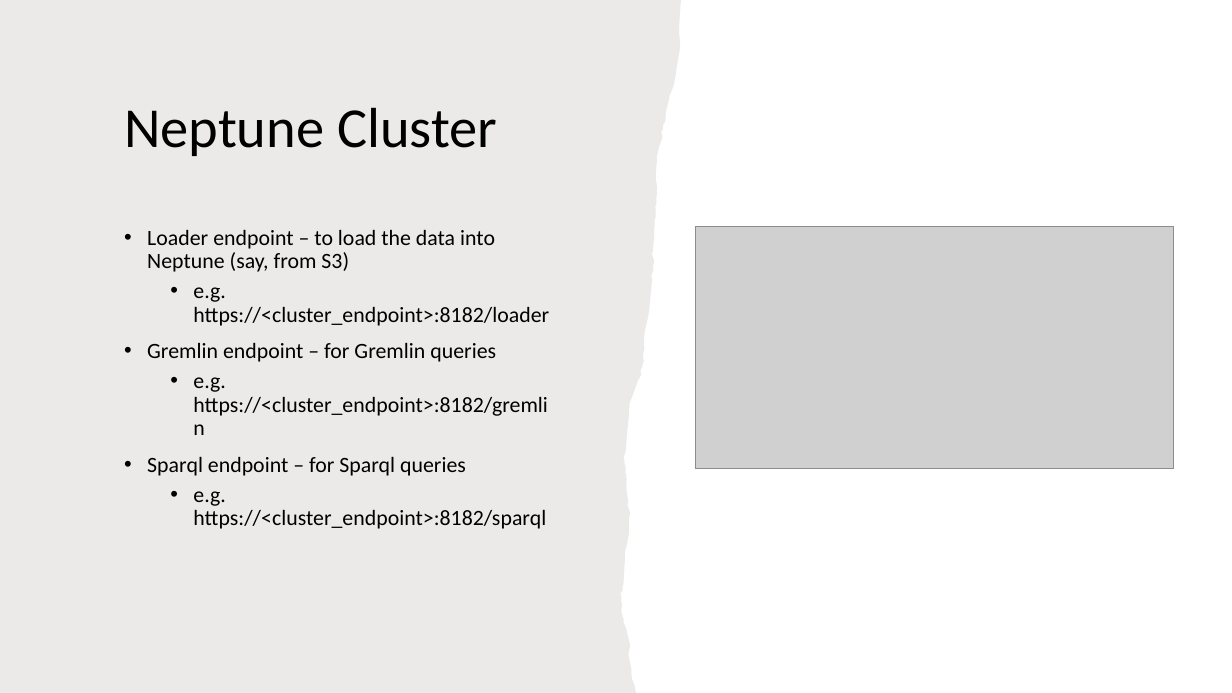
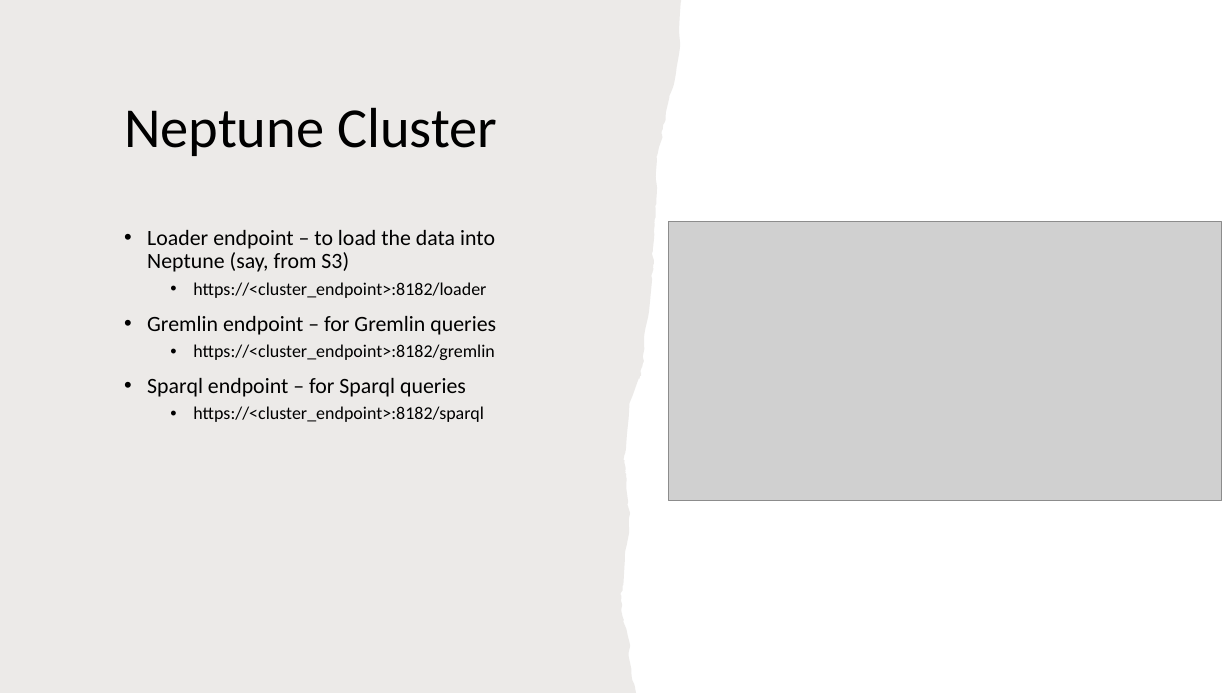
Before and after one commit to IlyaChakun/aws-iba-courses, a slide deck: slide 6 of lecture-materials/Databases/Neptune/aws_neptune.pptx. Drawn at 1232x693 pixels with LibreOffice and Linux fonts; fonts in the diff are those of the drawing; grey boxes stand for pictures. Boxes give left, top, right and bottom in pixels: in the first picture for what was removed or moved away, otherwise in the second. Text is boxed around its words. In the diff, an @@ line names an element or a change of style, - is before the commit and + after.

```diff
--- a/lecture-materials/Databases/Neptune/aws_neptune.pptx
+++ b/lecture-materials/Databases/Neptune/aws_neptune.pptx
@@ picture: place and size @@
-picture at bbox=[695, 226, 1174, 469]
+picture at bbox=[669, 222, 1222, 501]
@@ text at bbox=[193, 282, 486, 298]: text changed; size 17 to 14 pt @@
-  • e.g. https://<cluster_endpoint>:8182/loader
+  • https://<cluster_endpoint>:8182/loader
@@ text at bbox=[193, 344, 494, 360]: text changed; size 17 to 14 pt @@
-  • e.g. https://<cluster_endpoint>:8182/gremlin
+  • https://<cluster_endpoint>:8182/gremlin
@@ text at bbox=[193, 406, 484, 422]: text changed; size 17 to 14 pt @@
-  • e.g. https://<cluster_endpoint>:8182/sparql
+  • https://<cluster_endpoint>:8182/sparql
```
Also in this commit, not shown: 17 other slides changed, 5 other files.
